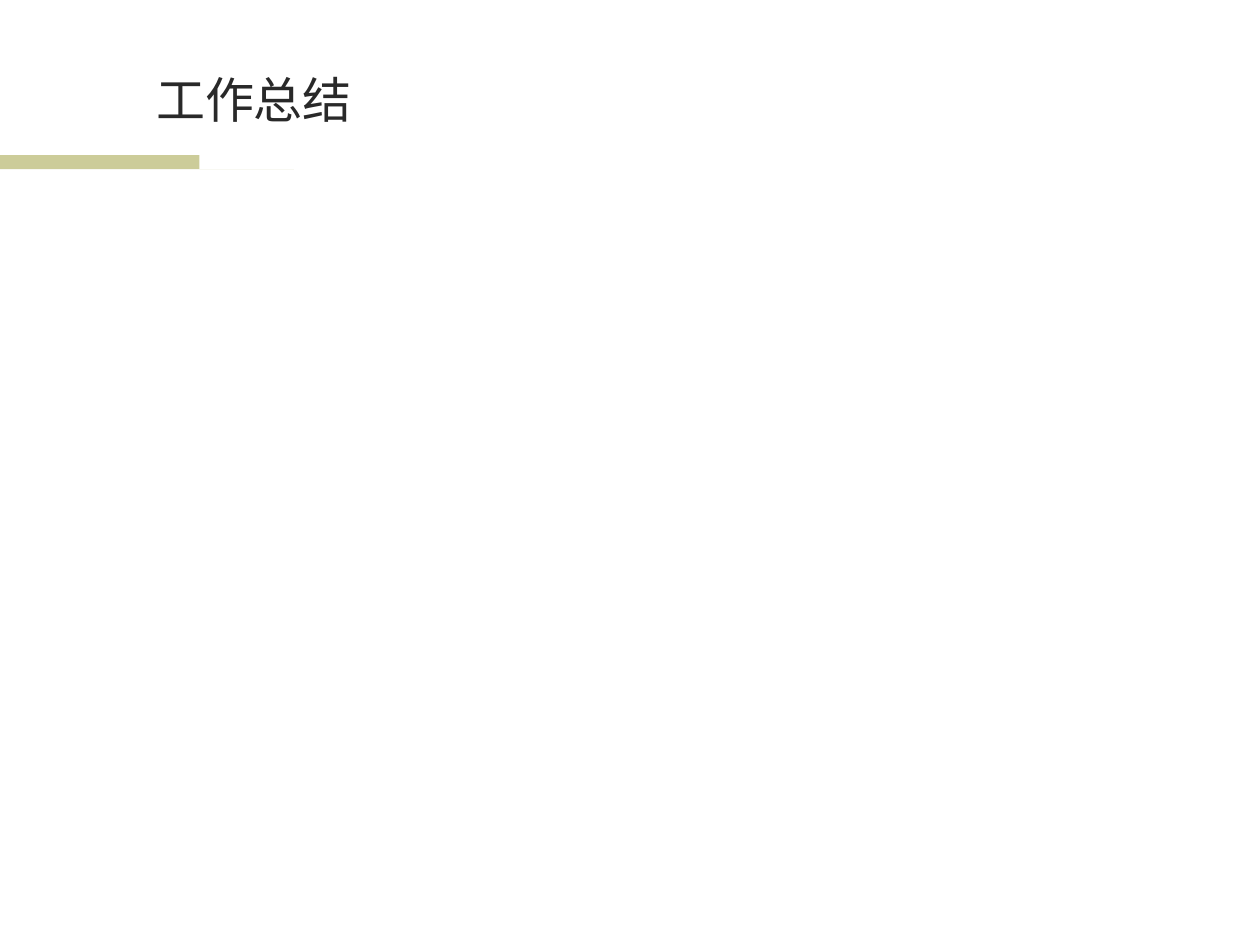
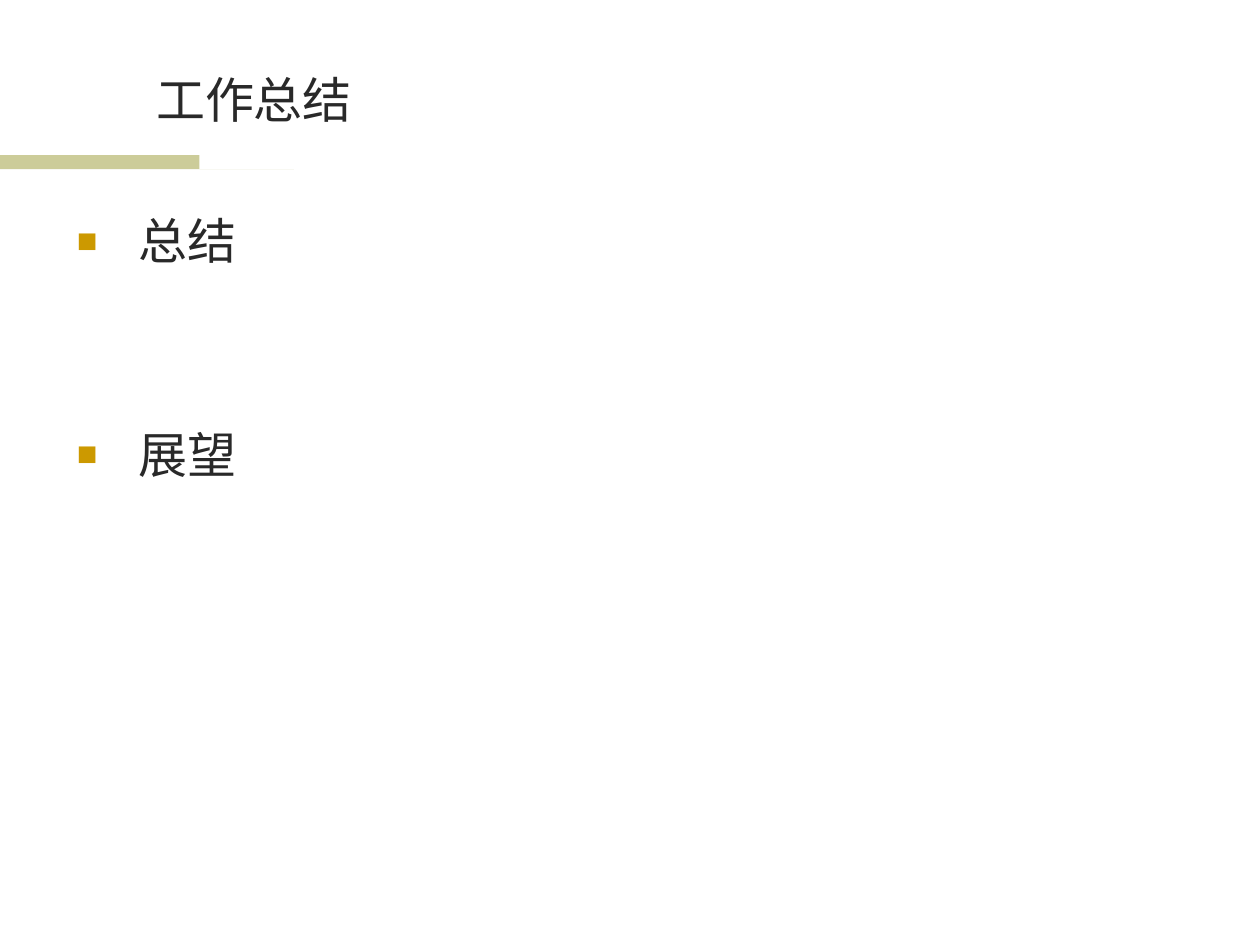
Before and after one commit to wwssttt/NJUThesis, a slide deck: slide 13 of ppt/一种基于时间序列分析的个性化音乐推荐系统及其实现.ppt (slide 10 before the commit). Drawn at 1260x945 pixels with LibreOffice and Linux fonts; fonts in the diff are those of the drawing; background and template pictures are left out. Boxes give left, top, right and bottom in pixels: in the first picture for what was removed or moved away, otherwise in the second. Text is boxed around its words. In the diff, an @@ line names an element or a change of style, - is before the commit and + after.

```diff
--- a/ppt/一种基于时间序列分析的个性化音乐推荐系统及其实现.ppt
+++ b/ppt/一种基于时间序列分析的个性化音乐推荐系统及其实现.ppt
@@ text added at (139, 217, 237, 477), 28 pt, text #292929 @@
+■ 总结
+■ 展望
```
Also in this commit, not shown: 5 other slides changed, 8 slides added, 4 slides removed, 1 other file.
